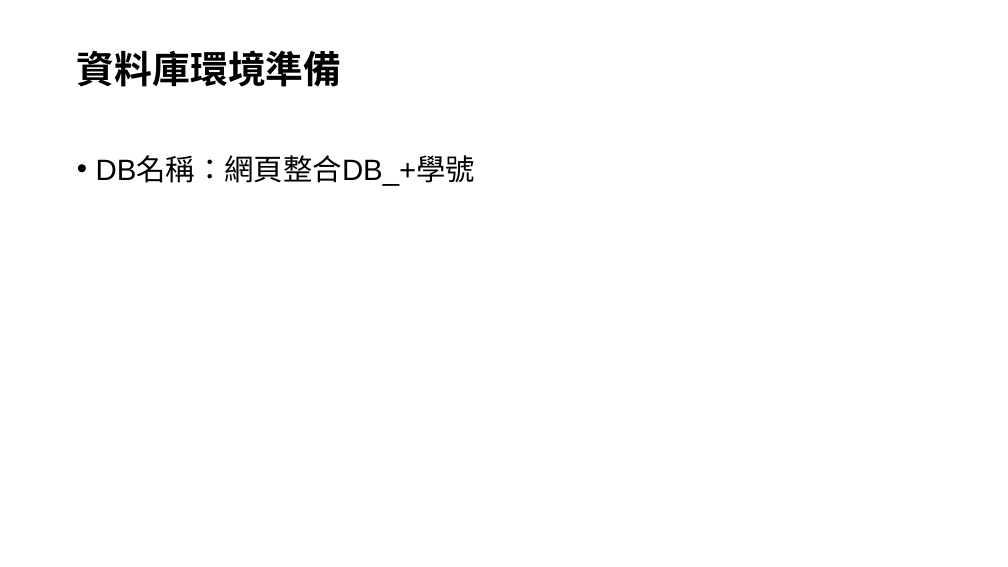
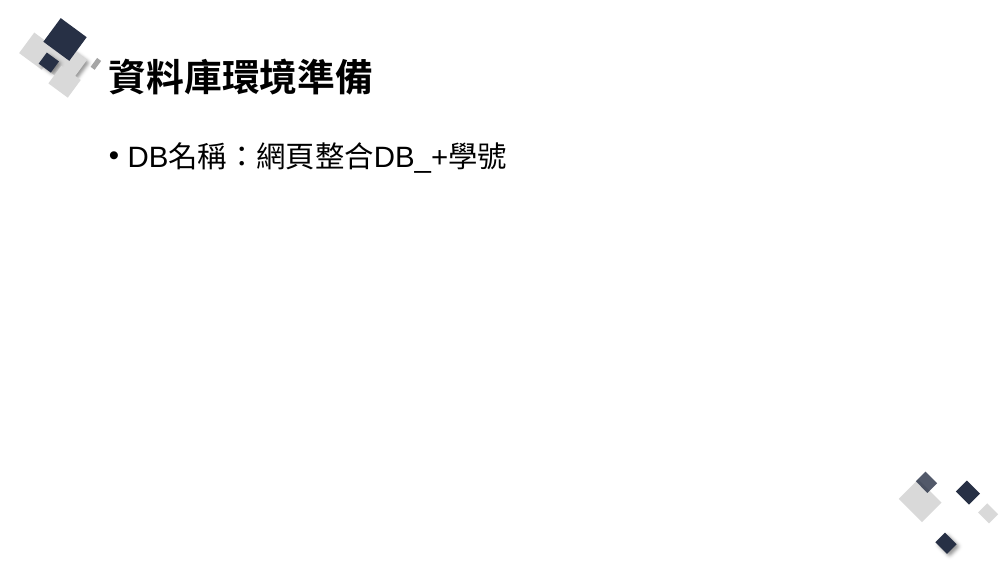
Before and after one commit to Q81JIAXIONG/-, a slide deck: slide 3 of 投影片/3.網站程式與資料庫溝通、互動.pptx. Drawn at 1008x567 pixels with LibreOffice and Linux fonts; fonts in the diff are those of the drawing. Boxes give left, top, right and bottom in pixels: in the first picture for what was removed or moved away, otherwise in the second. Text is boxed around its words. In the diff, an @@ line names an element or a change of style, - is before the commit and + after.

```diff
--- a/投影片/3.網站程式與資料庫溝通、互動.pptx
+++ b/投影片/3.網站程式與資料庫溝通、互動.pptx
@@ title "資料庫環境準備": place and size @@
-title "資料庫環境準備" at box(77, 50, 342, 87)
+title "資料庫環境準備" at box(109, 58, 374, 95)
@@ group added at box(20, 18, 102, 97): 8 rectangles @@
@@ text "DB名稱：網頁整合DB_+學號": place and size @@
-text "DB名稱：網頁整合DB_+學號" at box(96, 157, 475, 186)
+text "DB名稱：網頁整合DB_+學號" at box(128, 143, 507, 172)
@@ group added at box(899, 472, 999, 554): 5 rectangles @@
```
Also in this commit, not shown: 4 other slides changed, 6 slides added, 13 other files.
